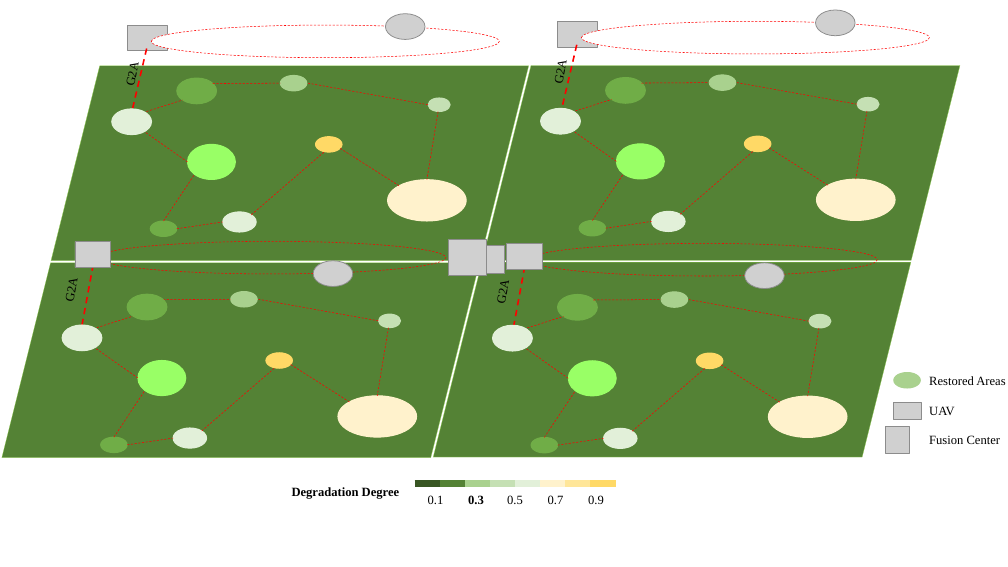
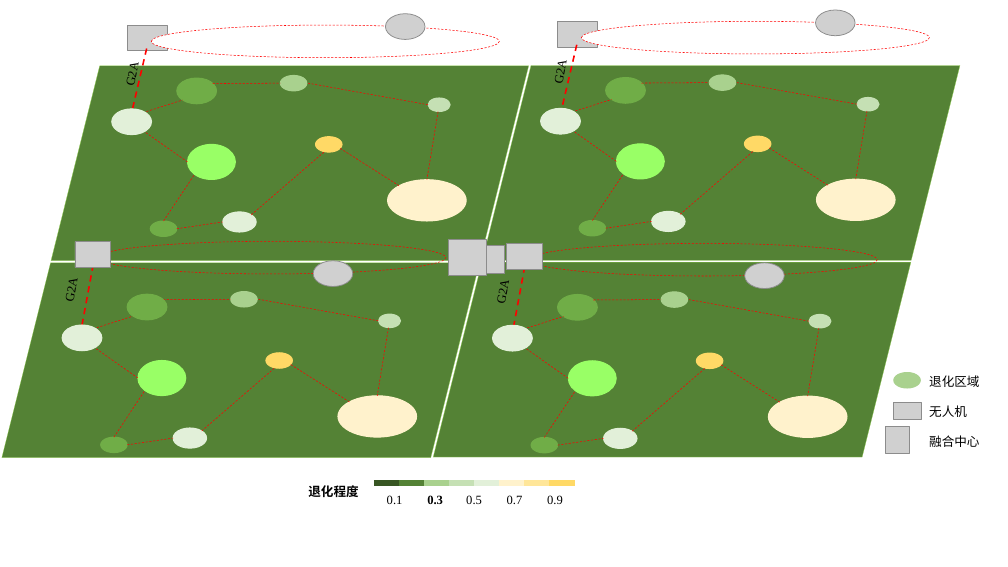
Before and after one commit to VictoryHero/DrawIO, a slide deck: slide 1 of graduate/Model/PPT/modify.pptx. Drawn at 1008x567 pixels with LibreOffice and Linux fonts; fonts in the diff are those of the drawing; grey boxes stand for pictures; background and template pictures are left out. Boxes give left, top, right and bottom in pixels: in the first picture for what was removed or moved away, otherwise in the second. Text is boxed around its words. In the diff, an @@ line names an element or a change of style, - is before the commit and + after.

```diff
--- a/graduate/Model/PPT/modify.pptx
+++ b/graduate/Model/PPT/modify.pptx
@@ table at (x1=868, y1=366, x2=1008, y2=455) @@
-row 1, column 2: Restored Areas
+row 1, column 2: 退化区域
-row 2, column 2: UAV
+row 2, column 2: 无人机
-row 3, column 2: Fusion Center
+row 3, column 2: 融合中心
@@ text at (x1=308, y1=485, x2=358, y2=497): text changed; font Times New Roman to Noto Sans CJK SC @@
-Degradation Degree
+退化程度
@@ 8 lines, 1 table moved together from (x1=414, y1=484, x2=618, y2=512) to (x1=373, y1=483, x2=577, y2=511) @@
```
Also in this commit, not shown: 4 other files.
